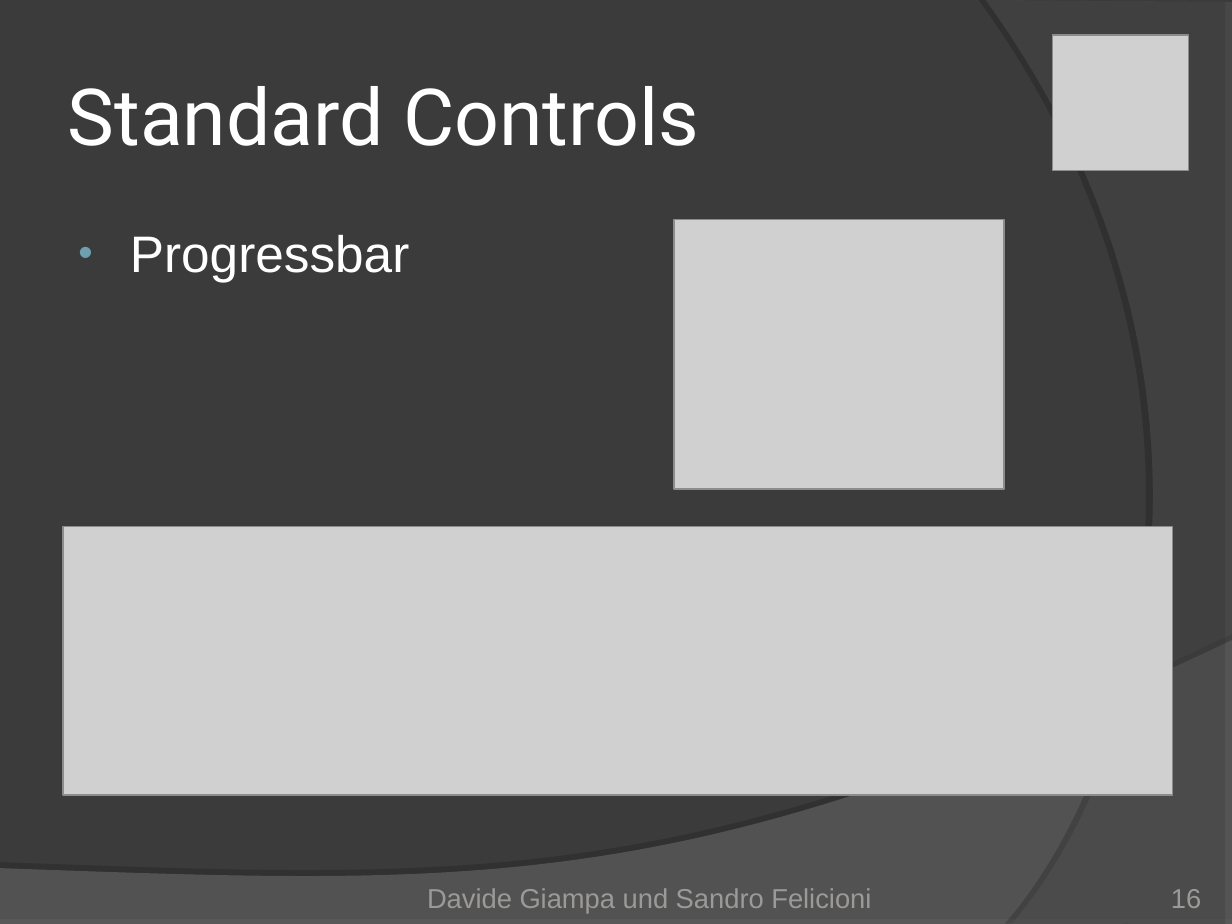
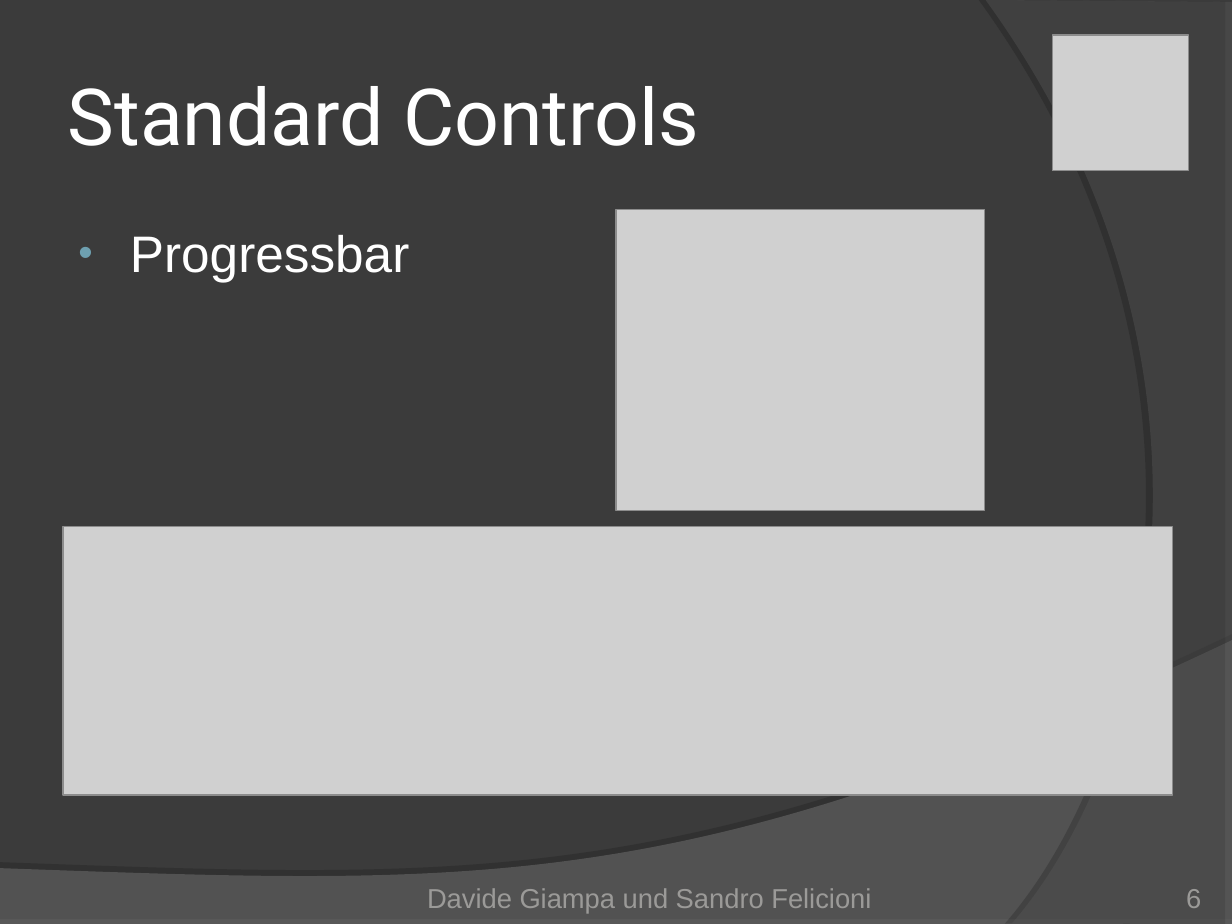
Before and after one commit to Mr-Slash/TrailDevils, a slide deck: slide 6 of doc/01_Project Management/TrailDevils-final.ppt (slide 16 before the commit). Drawn at 1232x924 pixels with LibreOffice and Linux fonts; fonts in the diff are those of the drawing; grey boxes stand for pictures. Boxes give left, top, right and bottom in pixels: in the first picture for what was removed or moved away, otherwise in the second. Text is boxed around its words. In the diff, an @@ line names an element or a change of style, - is before the commit and + after.

```diff
--- a/doc/01_Project Management/TrailDevils-final.ppt
+++ b/doc/01_Project Management/TrailDevils-final.ppt
@@ picture: place and size @@
-picture at (674, 219, 1004, 489)
+picture at (616, 209, 984, 510)
@@ page number at (1186, 889, 1201, 908): text changed @@
-16
+6
```
Also in this commit, not shown: 5 other slides changed, 2 slides added, 1 other file.
